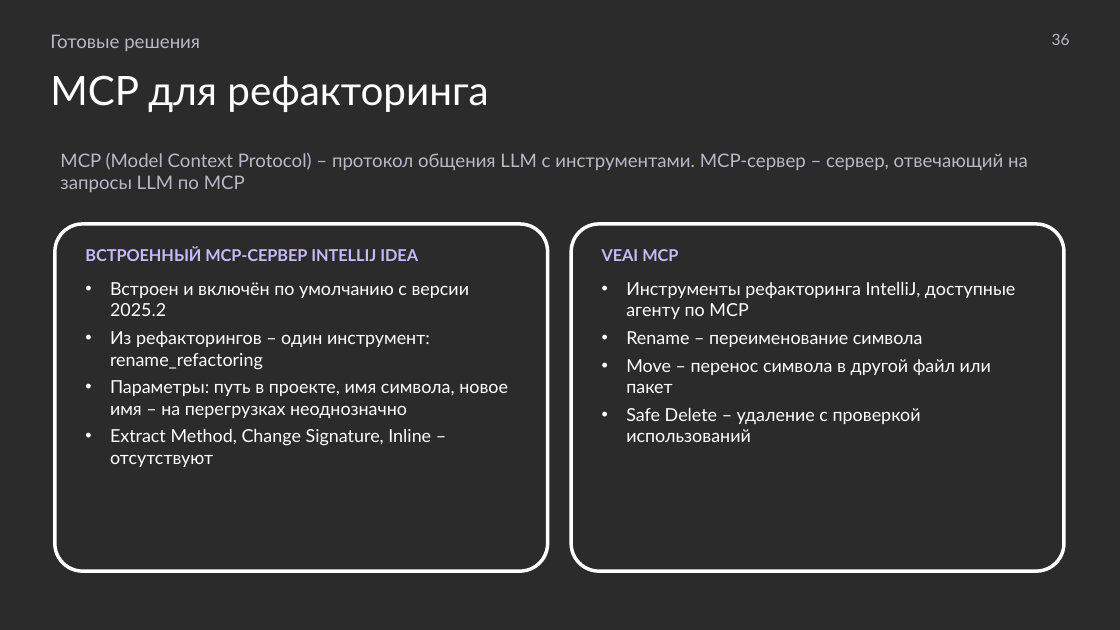
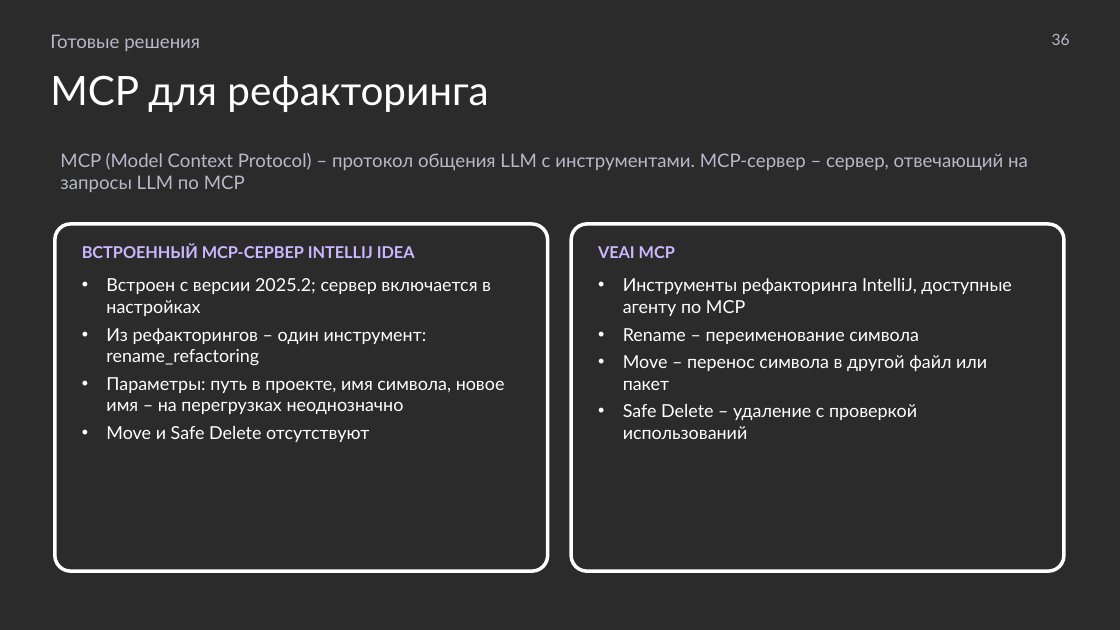
Before and after one commit to MchKosticyn/ide-refactoring-in-ai-agents, a slide deck: slide 36 of Доклад_ Рефакторинг в ИИ-агентах.pptx. Drawn at 1120x630 pixels with LibreOffice and Linux fonts; fonts in the diff are those of the drawing; background and template pictures are left out; a plain dark background stands for a picture behind light text. Boxes give left, top, right and bottom in pixels: in the first picture for what was removed or moved away, otherwise in the second. Text is boxed around its words. In the diff, an @@ line names an element or a change of style, - is before the commit and + after.

Commit message:
Uniform corner radius for cards and pictures; bias slides: full-width screenshots, captions trimmed; Veai slide moved before engine demo; LSP/engine pros-cons as lists; wording fixes; MCP IDEA facts

```diff
--- a/Доклад_ Рефакторинг в ИИ-агентах.pptx
+++ b/Доклад_ Рефакторинг в ИИ-агентах.pptx
@@ rounded rectangle "ВСТРОЕННЫЙ MCP-СЕРВЕР INTELLIJ IDEA" at bbox=[55, 224, 548, 571]: proportions changed @@
@@ rounded rectangle "VEAI MCP" at bbox=[571, 224, 1064, 571]: proportions changed @@
@@ text in rounded rectangle at bbox=[106, 278, 491, 316]: text changed @@
-• Встроен и включён по умолчанию с версии 2025.2
+• Встроен с версии 2025.2; сервер включается в настройках
@@ text in rounded rectangle at bbox=[106, 426, 369, 442]: text changed @@
-• Extract Method, Change Signature, Inline – отсутствуют
+• Move и Safe Delete отсутствуют
```
Also in this commit, not shown: 32 other slides changed, 6 other files.
